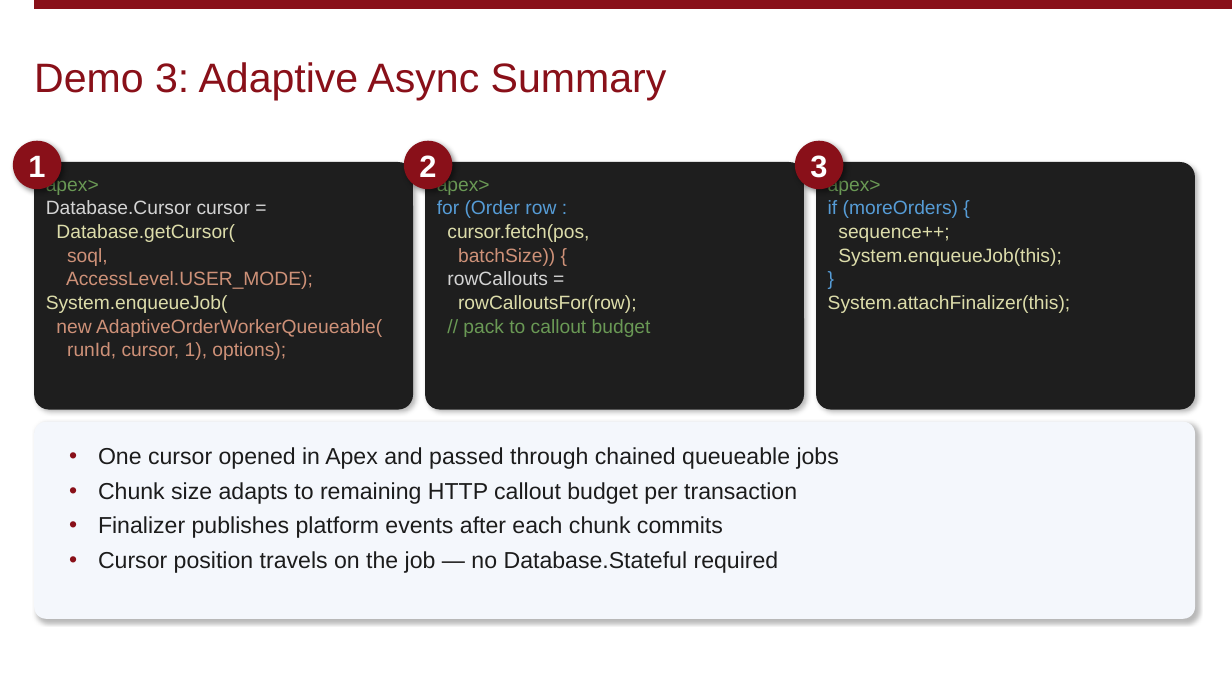
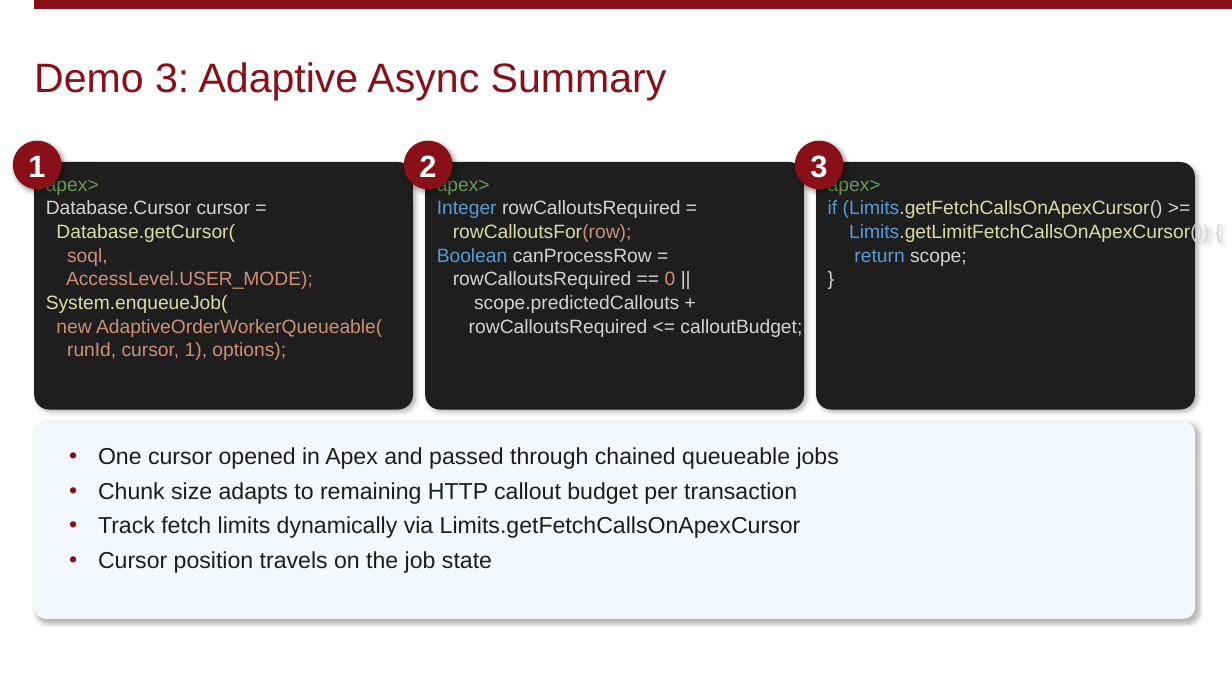
Before and after one commit to afawcett/apexcursordatatable, a slide deck: slide 11 of docs/presentation/lc26-apex-cursors.pptx. Drawn at 1232x693 pixels with LibreOffice and Linux fonts; fonts in the diff are those of the drawing; background and template pictures are left out. Boxes give left, top, right and bottom in pixels: in the first picture for what was removed or moved away, otherwise in the second. Text is boxed around its words. In the diff, an @@ line names an element or a change of style, - is before the commit and + after.

```diff
--- a/docs/presentation/lc26-apex-cursors.pptx
+++ b/docs/presentation/lc26-apex-cursors.pptx
@@ rounded rectangle "apex>" at bbox=[816, 162, 1195, 409]: text colour #569CD6 to #D4D4D4 in "}"; more space between paragraphs @@
@@ text in rounded rectangle at bbox=[437, 200, 681, 218]: text changed; text colour #DCDCAA to #D4D4D4 @@
-for (Order row :
-cursor.fetch(pos,
-batchSize)) {
-rowCallouts =
+Integer rowCalloutsRequired =
@@ text in rounded rectangle at bbox=[828, 200, 1210, 266]: text changed @@
-if (moreOrders) {
-sequence++;
-System.enqueueJob(this);
+if (Limits.getFetchCallsOnApexCursor() >=
+Limits.getLimitFetchCallsOnApexCursor()) {
+return scope;
@@ text in rounded rectangle at bbox=[453, 224, 632, 242]: text colour #DCDCAA to #CE9178 in "rowCalloutsFor(row);" @@
@@ text in rounded rectangle at bbox=[437, 248, 802, 337]: text changed; text colour #6A9955 to #D4D4D4 @@
-// pack to callout budget
+Boolean canProcessRow =
+rowCalloutsRequired == 0 ||
+scope.predictedCallouts +
+rowCalloutsRequired <= calloutBudget;
@@ text in rounded rectangle at bbox=[828, 295, 1071, 313]: paragraph removed @@
-System.attachFinalizer(this);
@@ text in rounded rectangle at bbox=[98, 516, 801, 573]: text changed @@
-• Finalizer publishes platform events after each chunk commits
-• Cursor position travels on the job — no Database.Stateful required
+• Track fetch limits dynamically via Limits.getFetchCallsOnApexCursor
+• Cursor position travels on the job state
```
Also in this commit, not shown: 5 other slides changed, 27 other files.
